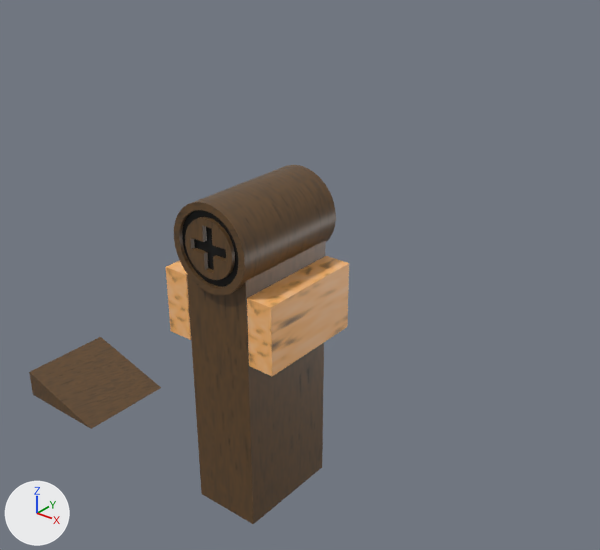
A saved change to the FBX model Assets/Levels/4/Models/level4.fbx.
Rendered twice from a 50 mm camera at (17.38, -18.57, 12.27) aimed at (1.41, 1.39, -0.11). The axes (+X, +Y, +Z) are drawn at lower left. The lights are the same throughout. Where no turn or scale is listed for an object, it has been applied to the vertices.
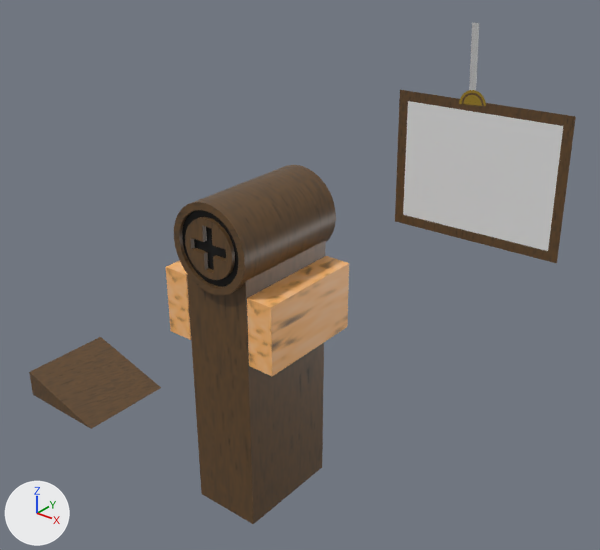
What differs and where, as boxes (x1, y1, x2, y2) in the pictures (600 x 550 px):
'Sign1.005', added
    after: (395, 90, 576, 263)
    faces in mat_anysign (its picture is missing): (403, 101, 563, 251)
    faces in mat_darkwood (picture img_startramp_darkwood_png): (395, 90, 576, 263)
'String.005', added
    after: (469, 23, 479, 91)
'GoldFixture.005', added
    after: (459, 90, 486, 106)
    faces in mat_goldfixture (yellow #e7c150): (459, 90, 486, 106)

The change, as a list of edits to the scene's bpy script:
```text
Add img_string_png:
    img_string_png = load_image('String.png', '../../1/Textures/String.png', 2048, 2048, 'sRGB')
Add mat_realstring:
    mat_realstring = principled_material('RealString')
    mat_realstring.texture = img_string_png
Add mat_anysign:
    mat_anysign = principled_material('AnySign')
    mat_anysign.base_color = (0.8, 0.8, 0.8)  # white #e7e7e7
Add mat_goldfixture:
    mat_goldfixture = principled_material('GoldFixture')
    mat_goldfixture.base_color = (0.8, 0.535, 0.0801)  # yellow #e7c150
    mat_goldfixture.metallic = 1.0
    mat_goldfixture.roughness = 0.144
Add me_stringplane:
    me_stringplane.from_pydata(...)  # 4 vertices, 1 face; spans x -0.15..0.15, y 0.0, z -0.94..0.94
    me_stringplane.materials.append(mat_realstring)  # picture img_string_png
Add me_signgeo:
    me_signgeo.from_pydata(...)  # 8 vertices, 5 faces; spans x -2.66..2.66, y 0.0, z -2.09..2.09
    # faces by material slot: [4, 1]
    me_signgeo.materials.append(mat_darkwood)  # picture img_startramp_darkwood_png
    me_signgeo.materials.append(mat_anysign)  # its picture is missing
Add me_goldfixture:
    me_goldfixture.from_pydata(...)  # 51 vertices, 3 faces; spans x -0.406..0.406, y 0.0, z -0.033..0.406
    # faces by material slot: [1, 2]
    me_goldfixture.materials.append(mat_darkwood)  # picture img_startramp_darkwood_png
    me_goldfixture.materials.append(mat_goldfixture)  # yellow #e7c150
Add ob_string_005:
    ob_string_005 = bpy.data.objects.new('String.005', me_stringplane)
    ob_string_005.location = (6.89, 2.01, 7.75)
Add ob_sign1_005:
    ob_sign1_005 = bpy.data.objects.new('Sign1.005', me_signgeo)
    ob_sign1_005.location = (7.28, 2.0, 4.59)
Add ob_goldfixture_005:
    ob_goldfixture_005 = bpy.data.objects.new('GoldFixture.005', me_goldfixture)
    ob_goldfixture_005.location = (6.97, 2.0, 6.51)
```
